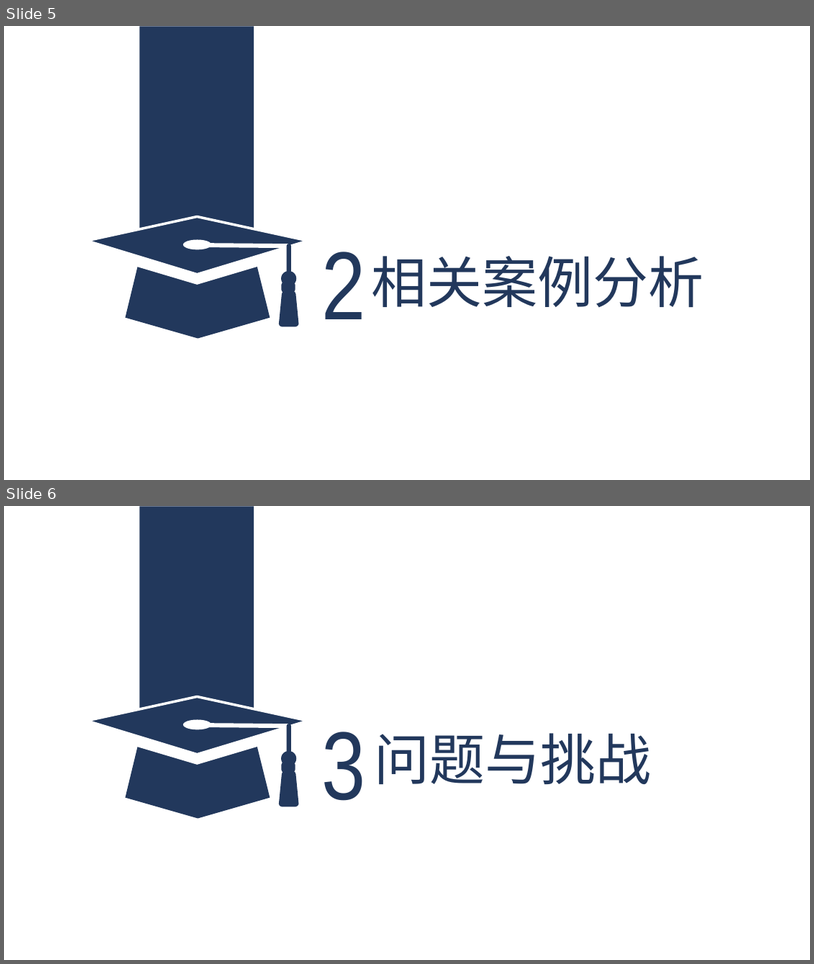
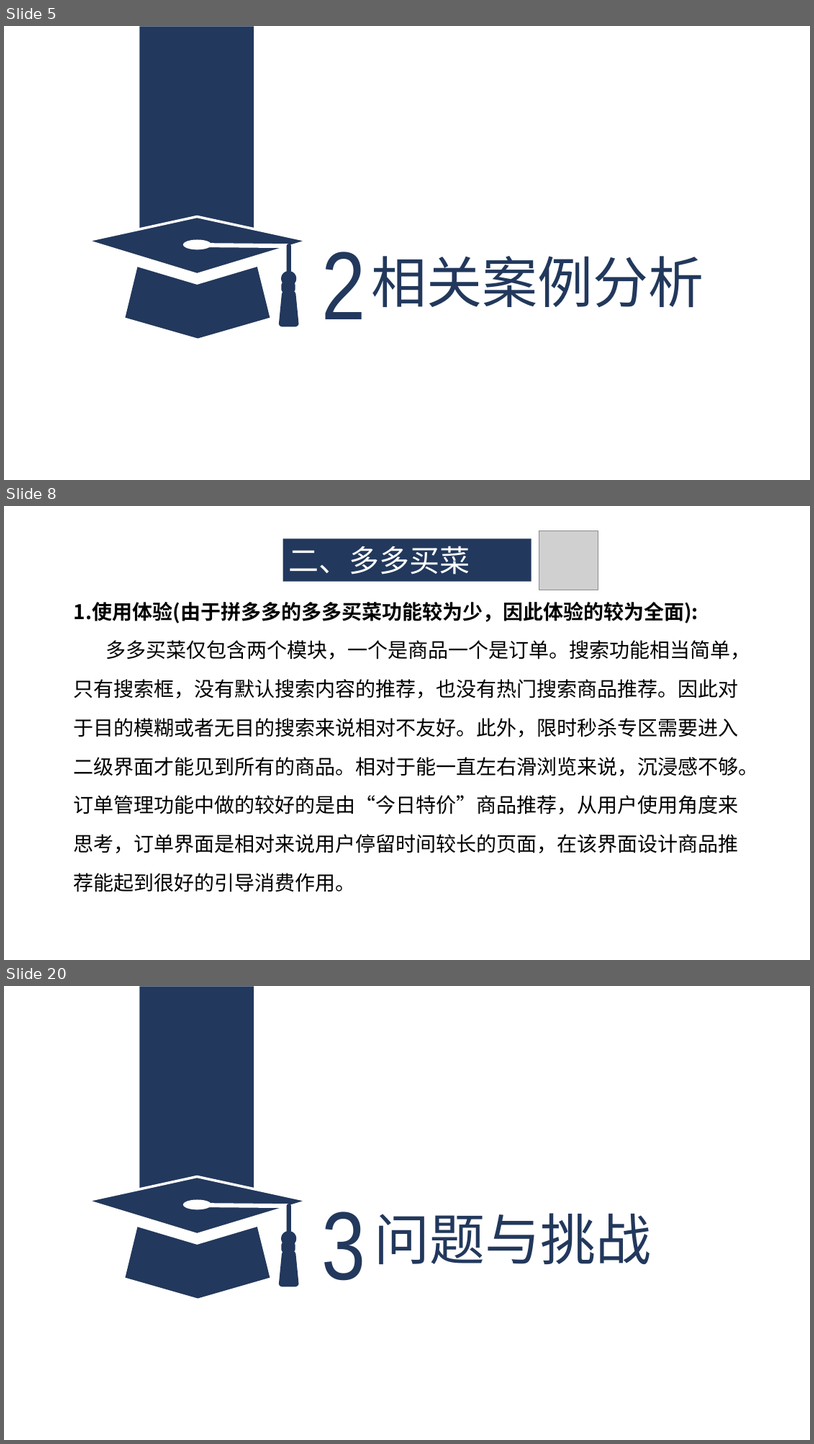
Before and after one commit to ZUCC-SRA2021-G05/Community-GB, a slide deck: 其他/软件项目管理原理与实践/软件项目管理原理与实践-主题确认/G05主题确认.pptx. Shown one above the other, each under a label of ours: slides 5 and 6 before the commit, slides 5, 8 and 20 after it; the slides between them are not shown. The pictures are 814x964 and 814x1444 pixels, drawn with LibreOffice and Linux fonts; fonts in the diff are those of the drawing; grey boxes stand for pictures. Boxes give left, top, right and bottom in pixels: in the first picture for what was removed or moved away, otherwise in the second. Text is boxed around its words. In the diff, an @@ line names an element or a change of style, - is before the commit and + after.

```diff
--- a/其他/软件项目管理原理与实践/软件项目管理原理与实践-主题确认/G05主题确认.pptx
+++ b/其他/软件项目管理原理与实践/软件项目管理原理与实践-主题确认/G05主题确认.pptx
@@ slide 8 added at [4,506,810,960], background #FFFFFF @@
@@ rectangle added at [283,538,532,582], fill #22385C, 36 pt, text #FFFFFF @@
+二、多多买菜
@@ picture added at [540,530,598,590] @@
@@ text added at [74,602,759,892], 24 pt, text #000000 @@
+1.使用体验(由于拼多多的多多买菜功能较为少，因此体验的较为全面):
+多多买菜仅包含两个模块，一个是商品一个是订单。搜索功能相当简单，只有搜索框，没有默认搜索内容的推荐，也没有热门搜索商品推荐。因此对于目的模糊或者无目的搜索来说相对不友好。此外，限时秒杀专区需要进入二级界面才能见到所有的商品。相对于能一直左右滑浏览来说，沉浸感不够。订单管理功能中做的较好的是由“今日特价”商品推荐，从用户使用角度来思考，订单界面是相对来说用户停留时间较长的页面，在该界面设计商品推荐能起到很好的引导消费作用。
@@ what was slide 6 is now slide 20 @@
```
Also in this commit, not shown: 13 other slides added.
